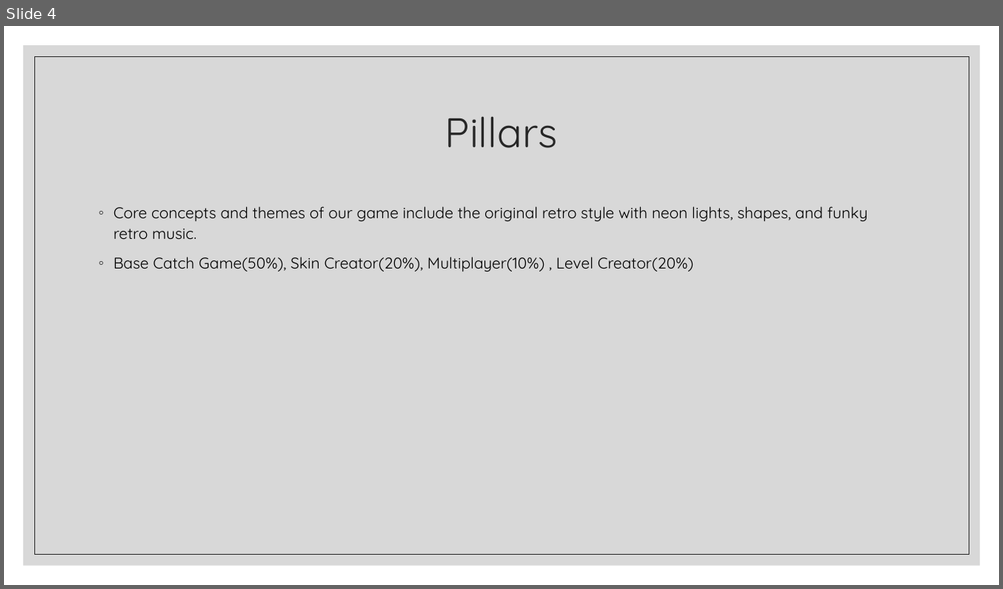
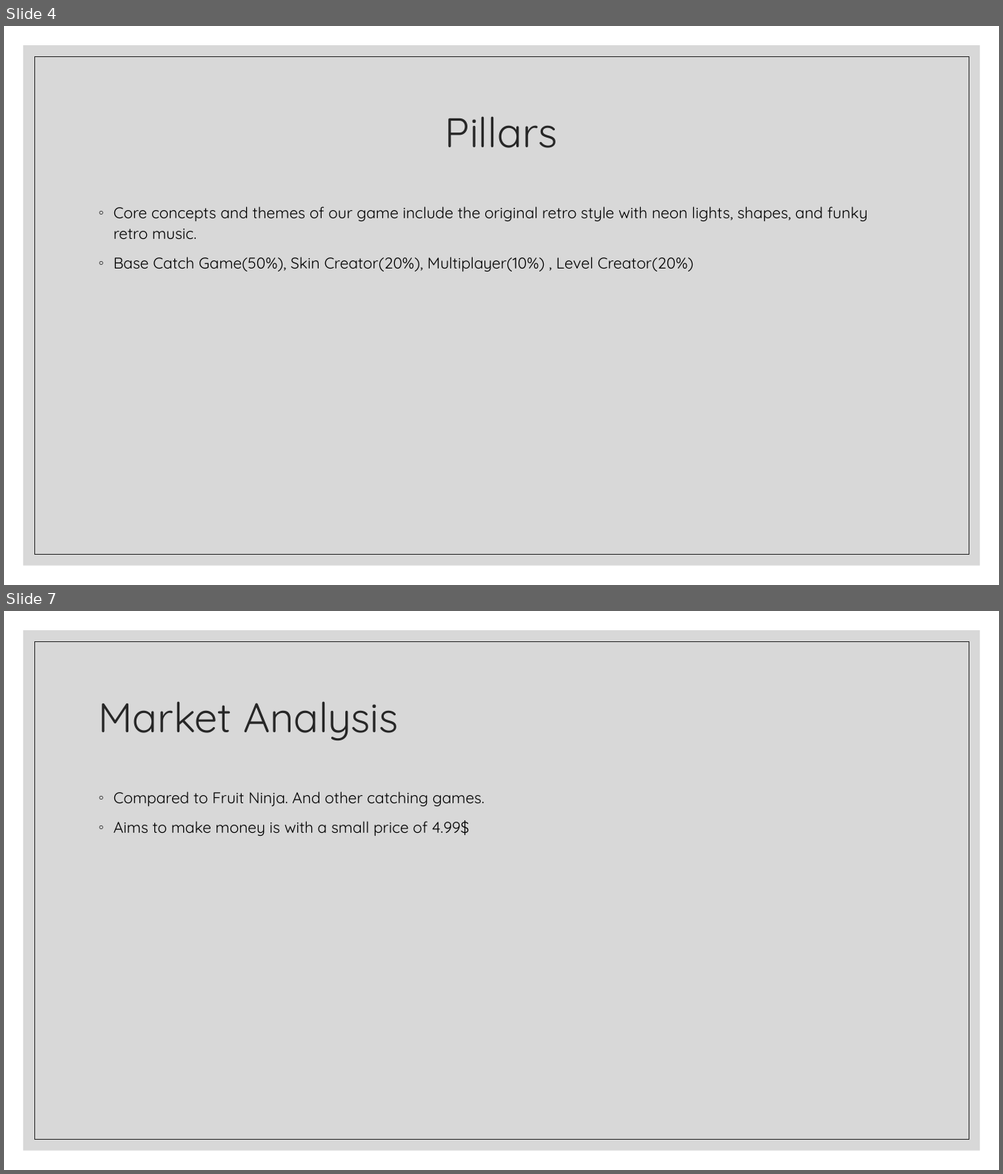
Before and after one commit to PeterLowe/concept3-richie-davis, a slide deck: Catch Maker.pptx. Shown one above the other, each under a label of ours: slide 4 before the commit, slides 4 and 7 after it; the slides between them are not shown. The pictures are 1003x589 and 1003x1174 pixels, drawn with LibreOffice and Linux fonts; fonts in the diff are those of the drawing. Boxes give left, top, right and bottom in pixels: in the first picture for what was removed or moved away, otherwise in the second. Text is boxed around its words. In the diff, an @@ line names an element or a change of style, - is before the commit and + after.

```diff
--- a/Catch Maker.pptx
+++ b/Catch Maker.pptx
@@ slide 7 added at (4,611,999,1170), background #FFFFFF; not listed: 2 template elements that a slide beside it also shows @@
@@ title added at (99,701,398,741), 40 pt, text #262626 @@
+Market Analysis
@@ text added at (114,792,484,836), 15 pt, text #000000 @@
+◦ Compared to Fruit Ninja. And other catching games.
+◦ Aims to make money is with a small price of 4.99$
```
Also in this commit, not shown: 2 other slides added.
